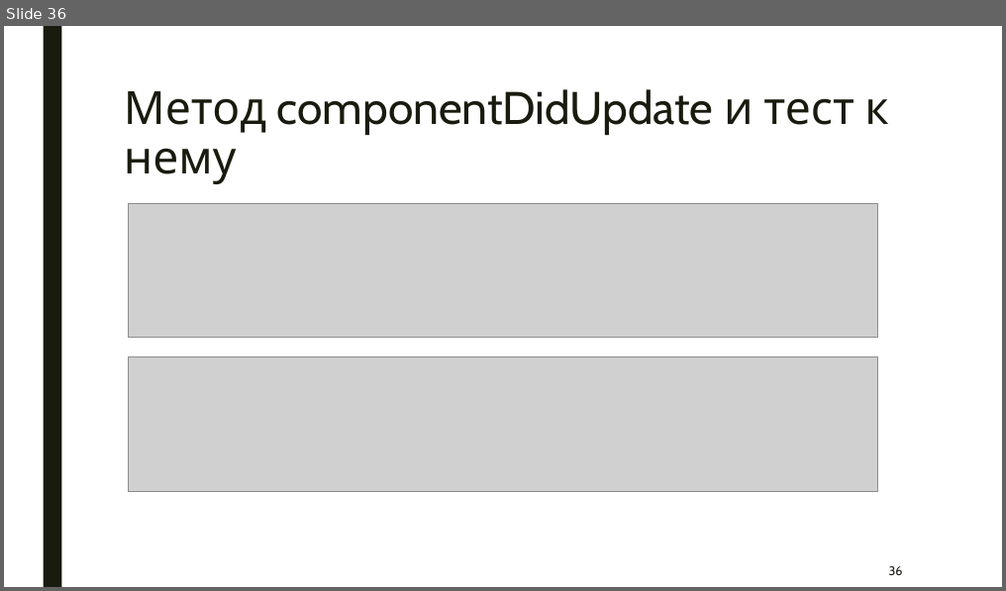
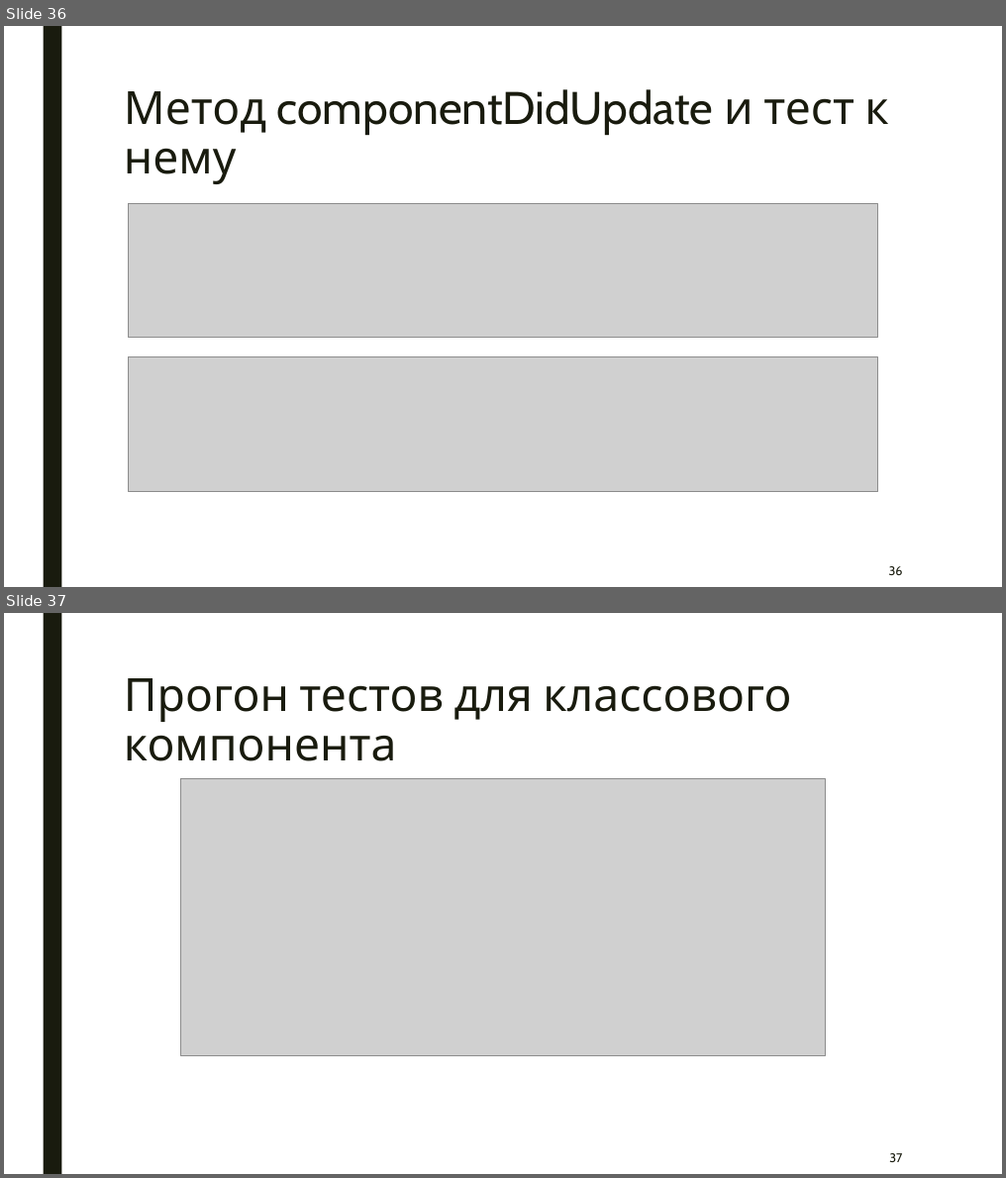
Before and after one commit to artem-gorokhovskii/frontend-unit-tests, a slide deck: frontend-unit-tests.pptx. Shown one above the other, each under a label of ours: slide 36 before the commit, slides 36 and 37 after it. The pictures are 1006x591 and 1006x1178 pixels, drawn with LibreOffice and Linux fonts; fonts in the diff are those of the drawing; grey boxes stand for pictures. Boxes give left, top, right and bottom in pixels: in the first picture for what was removed or moved away, otherwise in the second. Text is boxed around its words. In the diff, an @@ line names an element or a change of style, - is before the commit and + after.

```diff
--- a/frontend-unit-tests.pptx
+++ b/frontend-unit-tests.pptx
@@ slide 37 added at [4,613,1002,1174], background #FFFFFF; not listed: 1 template element that a slide beside it also shows @@
@@ title added at [124,678,791,761], 44 pt, text #191B0E @@
+Прогон тестов для классового компонента
@@ picture added at [180,778,826,1057] @@
@@ page number added at [889,1154,902,1162], 12 pt, text #191B0E @@
+37
```
Also in this commit, not shown: 6 slides changed, 3 other slides added, 1 slide removed, 1 other file.
